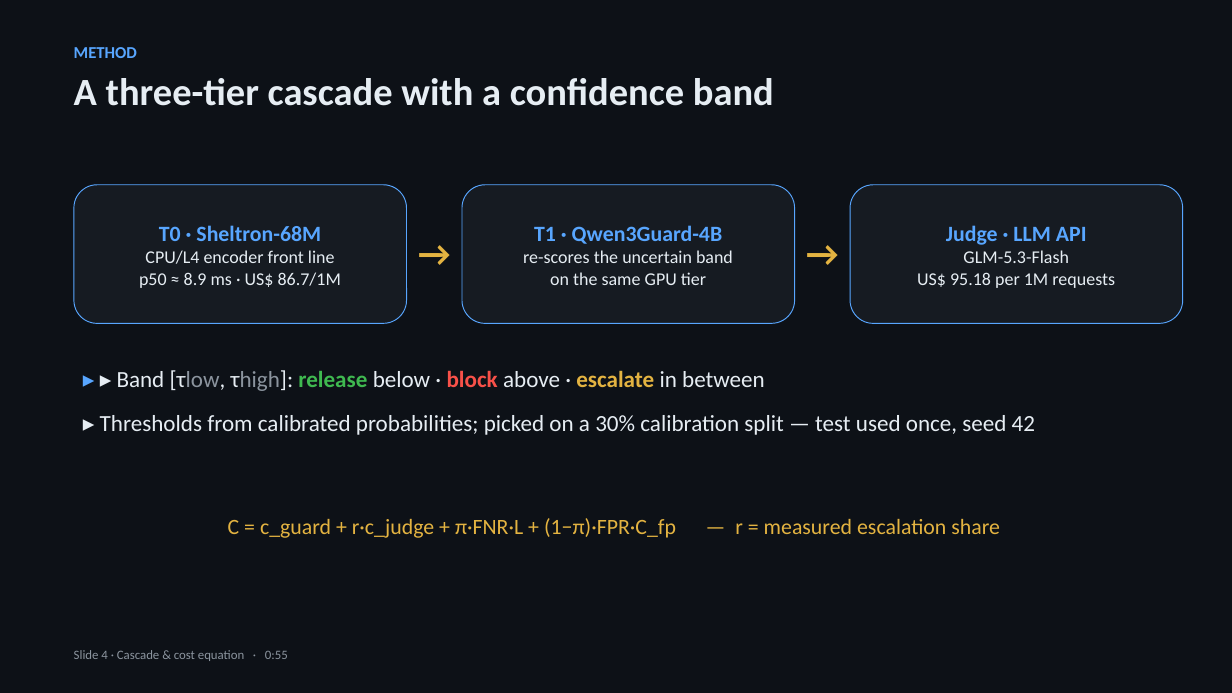
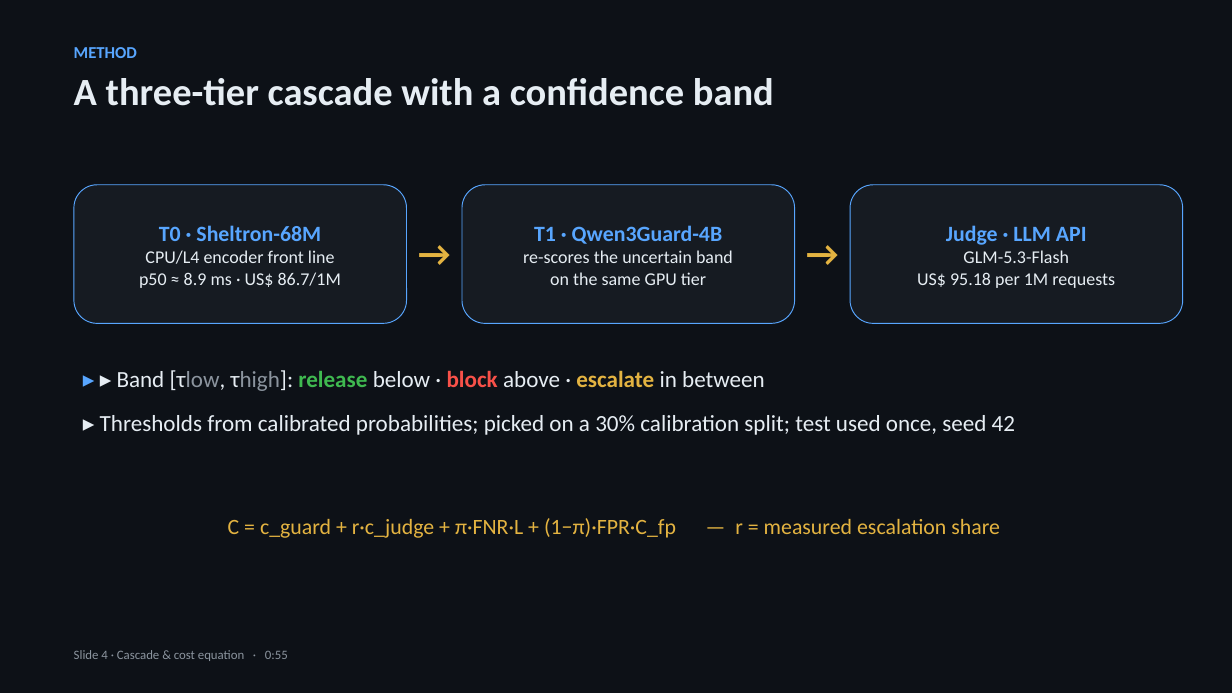
Before and after one commit to leokawakami/portfolio-pcs5917, a slide deck: slide 4 of 07-artigo/apresentacao-v1/slides.pptx. Drawn at 1232x693 pixels with LibreOffice and Linux fonts; fonts in the diff are those of the drawing. Boxes give left, top, right and bottom in pixels: in the first picture for what was removed or moved away, otherwise in the second. Text is boxed around its words. In the diff, an @@ line names an element or a change of style, - is before the commit and + after.

```diff
--- a/07-artigo/apresentacao-v1/slides.pptx
+++ b/07-artigo/apresentacao-v1/slides.pptx
@@ text at [100,415,1015,435]: text changed @@
-▸ Thresholds from calibrated probabilities; picked on a 30% calibration split — test used once, seed 42
+▸ Thresholds from calibrated probabilities; picked on a 30% calibration split; test used once, seed 42
```
Also in this commit, not shown: 6 other slides changed, 4 other files.
